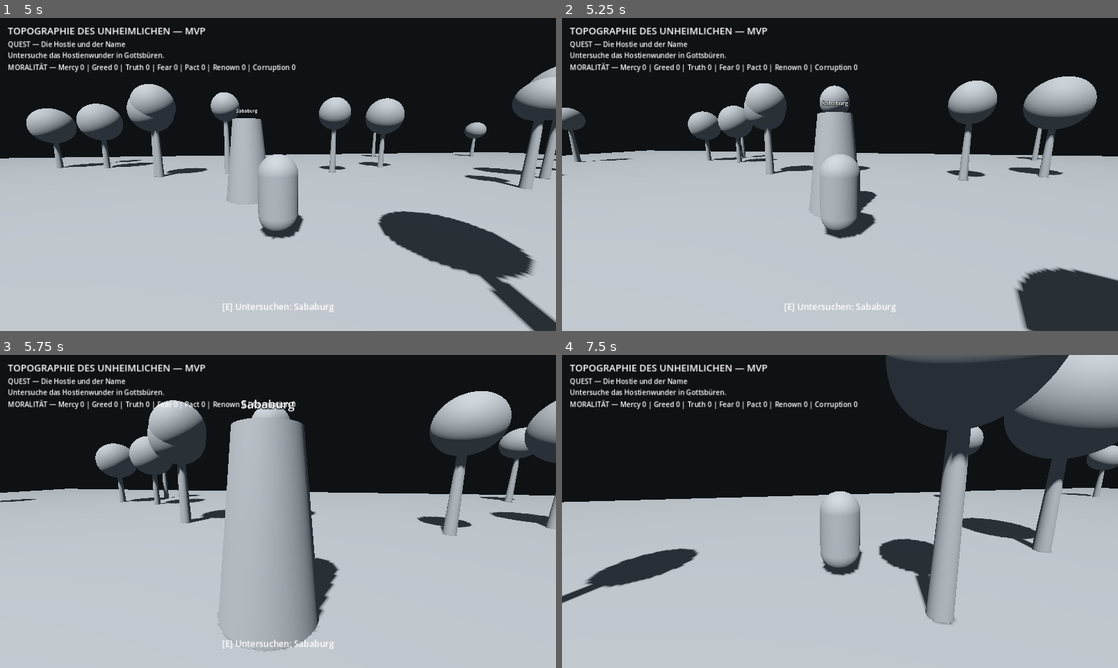
Above: before the commit, frames 1-4 (two rows, left to right).
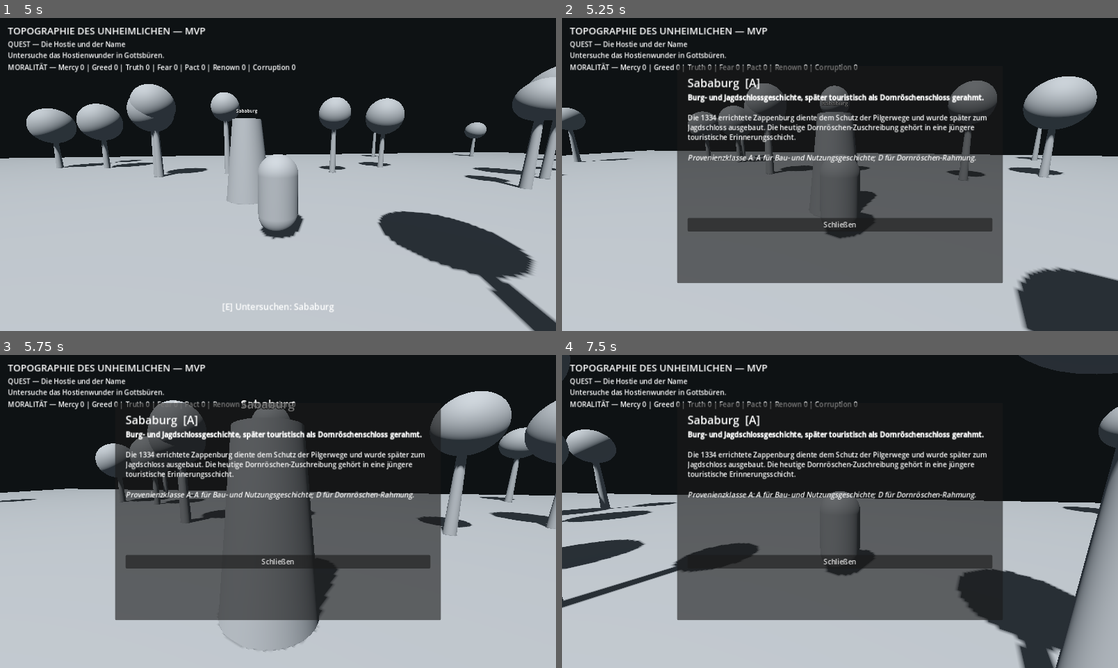
Above: after the commit, the same moments.

Repository: Zweeback/Zweeback-topographie-des-unheimlichen
Game: Godot game, scene res://src/main.tscn
Two runs of this game, one before a commit and one after it. Both use one fixed random seed, a clock stepped at 60 frames per second and the inputs below.
Inputs (mouse positions are in pixels of both pictures, inside the frame that each line leads up to):
- Up to frame 1 (5 s): tap Enter at 0.5 s; move the mouse to (272, 180) at 0.52 s; hold E 0.53-1.28 s; hold W 0.53-2.78 s; move the mouse to (316, 177) at 1.27 s; tap E at 1.35, 2.85, 4.35 s; move the mouse to (233, 171) at 2.02 s; hold E 2.03-2.78 s; move the mouse to (283, 174) at 2.77 s; hold A 2.78-3.53 s; move the mouse to (255, 168) at 3.52 s; hold E 3.53-4.28 s; hold W from 3.53 s (still down); move the mouse to (305, 174) at 4.27 s
- Up to frame 2 (5.25 s): keep holding W; move the mouse to (812, 174) at 5.02 s; hold E from 5.03 s (still down)
- Up to frame 3 (5.75 s): keep holding W; keep holding E
- Up to frame 4 (7.5 s): move the mouse to (851, 505) at 5.77 s; release W at 5.78 s; release E at 5.78 s; hold D 5.78-6.53 s; tap E at 5.85, 7.35 s; move the mouse to (834, 517) at 6.52 s; hold E 6.53-7.28 s; hold W from 6.53 s (still down); move the mouse to (878, 514) at 7.27 s

Frame 1 is identical in both runs. In frame 2, 29% of the frame differs, in the area x 20-80%, y 15-94%; in frame 3, 30%; in frame 4, 50%, in the area x 0-100%, y 0-100%.

Commit message:
fix(mvp): use direct key interaction input

Diff:
--- a/src/main.gd
+++ b/src/main.gd
@@ -15,6 +15,7 @@
 var panel_body: RichTextLabel
 var choice_box: VBoxContainer
 var nearest_location_id := ""
+var interact_was_down := false
 
 func _ready() -> void:
 	GameState.load_state()
@@ -35,8 +36,10 @@
 	else:
 		prompt_label.visible = false
 
-	if Input.is_action_just_pressed("interact") and nearest_location_id != "" and not panel.visible:
+	var interact_down := Input.is_physical_key_pressed(KEY_E)
+	if interact_down and not interact_was_down and nearest_location_id != "" and not panel.visible:
 		_open_location(nearest_location_id)
+	interact_was_down = interact_down
 
 func _load_content() -> void:
 	var parsed_locations = JSON.parse_string(FileAccess.get_file_as_string("res://data/locations.json"))
